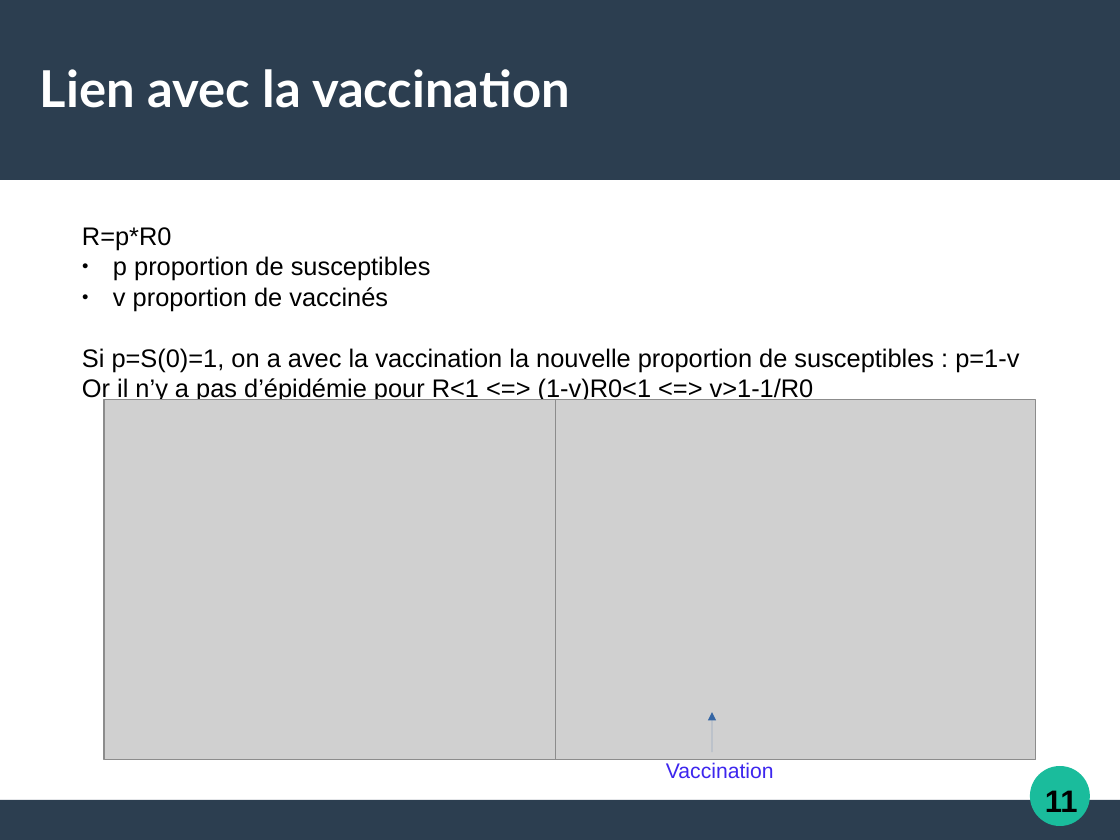
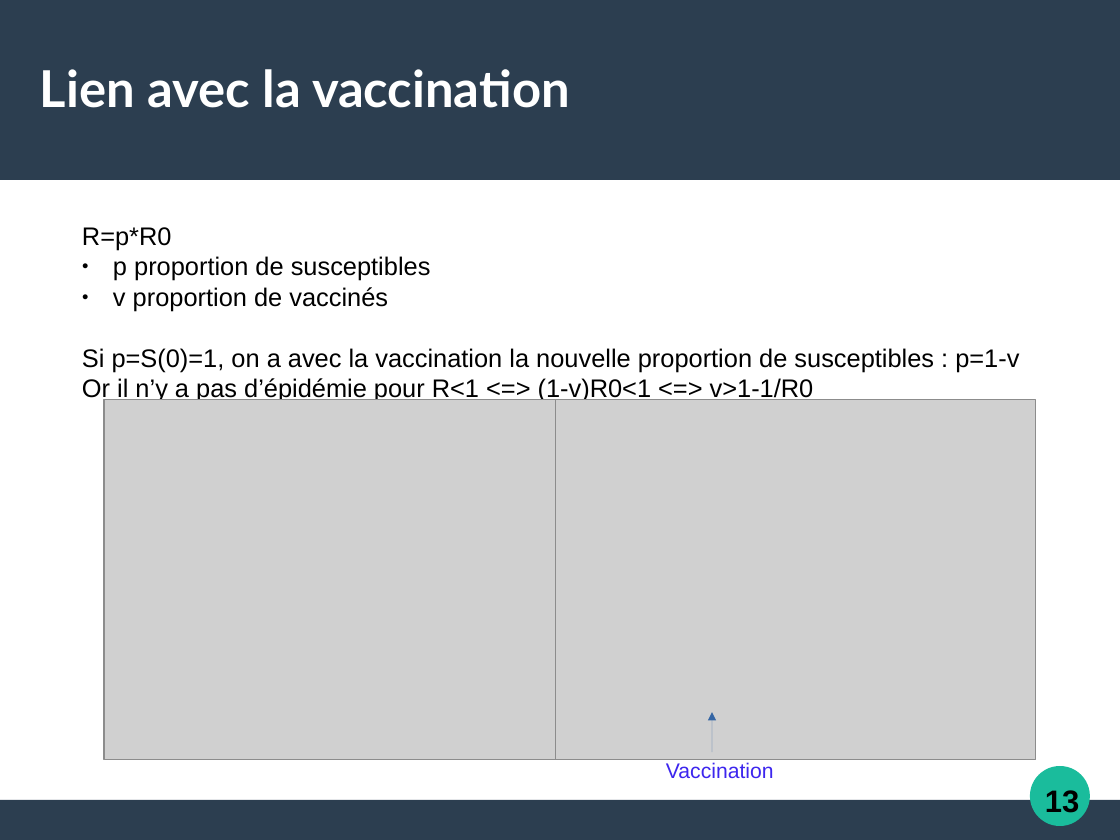
Before and after one commit to Alexia57/TIPE-2021-MP, a slide deck: slide 14 of Tipe_presentation.odp. Drawn at 1120x840 pixels with LibreOffice and Linux fonts; fonts in the diff are those of the drawing; grey boxes stand for pictures. Boxes give left, top, right and bottom in pixels: in the first picture for what was removed or moved away, otherwise in the second. Text is boxed around its words. In the diff, an @@ line names an element or a change of style, - is before the commit and + after.

```diff
--- a/Tipe_presentation.odp
+++ b/Tipe_presentation.odp
@@ text at [1045, 790, 1079, 813]: text changed @@
-11
+13
```
Also in this commit, not shown: 17 other slides changed, 2 slides added, 3 other files.
